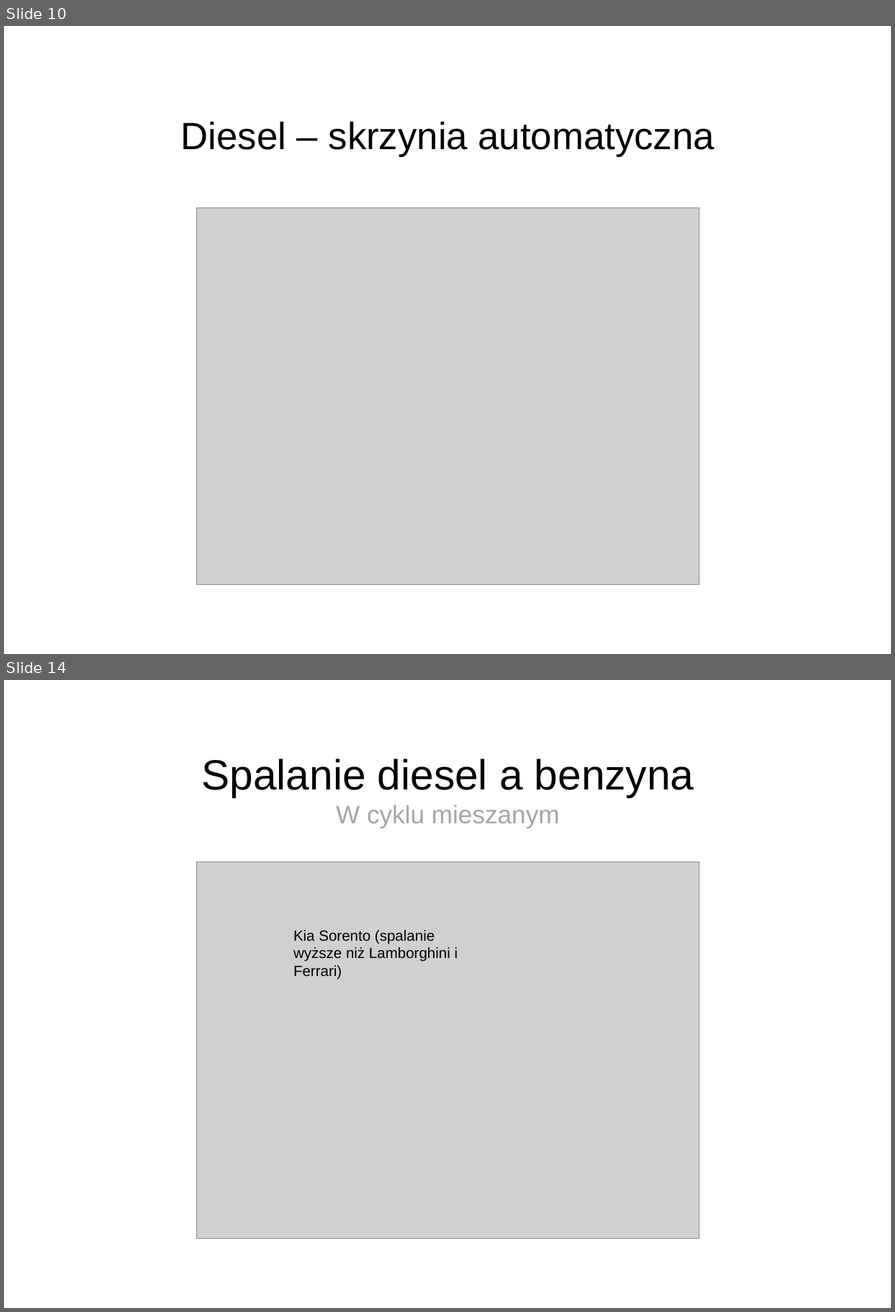
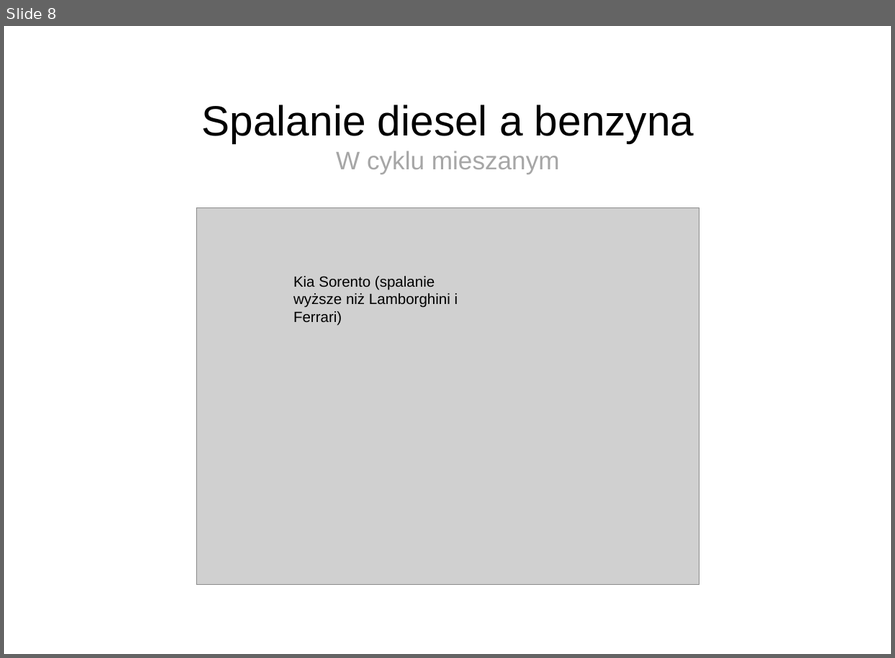
Before and after one commit to michalloska/DataExploration_Project, a slide deck: prezentacja.ppt. Shown one above the other, each under a label of ours: slides 10 and 14 before the commit, slide 8 after it; the slides between them are not shown. The pictures are 895x1312 and 895x658 pixels, drawn with LibreOffice and Linux fonts; fonts in the diff are those of the drawing; grey boxes stand for pictures; background and template pictures are left out. Boxes give left, top, right and bottom in pixels: in the first picture for what was removed or moved away, otherwise in the second. Text is boxed around its words. In the diff, an @@ line names an element or a change of style, - is before the commit and + after.

```diff
--- a/prezentacja.ppt
+++ b/prezentacja.ppt
@@ slide 10 removed at (4,26,891,654), background picture (left out) @@
@@ title removed at (181,121,715,157) @@
-Diesel – skrzynia automatyczna
@@ picture removed at (196,207,699,584) @@
@@ what was slide 14 is now slide 8 @@
```
Also in this commit, not shown: 7 other slides removed.
